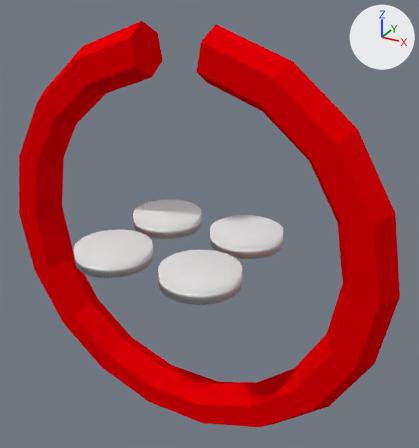
The Blender file Assets/_Models/twilioBoss.blend, before and after one commit.
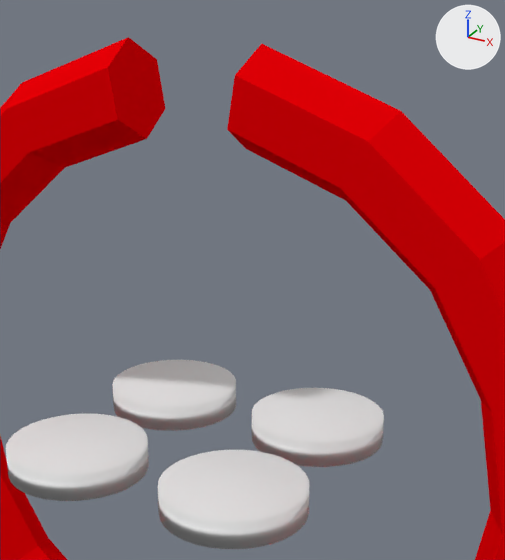
Old and new are each drawn whole from a 50 mm lens placed at (1.47, -2.37, 1.33), pointed at (0.11, 0.11, 0.1) and again close up on the part from 17% to 84% of the width and 0% to 69% of the height. The lights are fixed; the arrows at upper right show +X, +Y and +Z.

Before the edit, the objects in view are built like this:
```python
me_cylinder_001 = bpy.data.meshes.new('Cylinder.001')
me_cylinder_001.from_pydata(...)  # a 32-sided cylinder along z spanning x -1.0..1.0, y -1.0..1.0, z -1.0..1.0
me_cylinder_001.polygons.foreach_set('use_smooth', [True] * 34)
me_cylinder_002 = bpy.data.meshes.new('Cylinder.002')
me_cylinder_002.from_pydata(...)  # a 32-sided cylinder along z spanning x -1.0..1.0, y -1.0..1.0, z -1.0..1.0
me_cylinder_002.polygons.foreach_set('use_smooth', [True] * 34)
me_torus = bpy.data.meshes.new('Torus')
me_torus.from_pydata(...)  # 108 vertices, 104 faces; spans x -1.13..1.13, y -0.11..0.11, z -1.11..1.11
me_torus.materials.append(mat_twilioboss1)  # red #e70006
ob_cylinder_001 = bpy.data.objects.new('Cylinder.001', me_cylinder_001)
ob_cylinder_001.location = (-0.255, 0.255, 0.0)
ob_cylinder_001.scale = (0.199, 0.199, 0.04)
ob_cylinder_002 = bpy.data.objects.new('Cylinder.002', me_cylinder_002)
ob_cylinder_002.location = (-0.255, -0.255, 0.0)
ob_cylinder_002.scale = (0.199, 0.199, 0.04)
ob_torus = bpy.data.objects.new('Torus', me_torus)
ob_torus.location = (0.0, 0.0, 0.0)
# also in view: 'Cylinder.003' at (0.26, -0.26, 0.0); 'Cylinder' at (0.26, 0.26, 0.0)
```
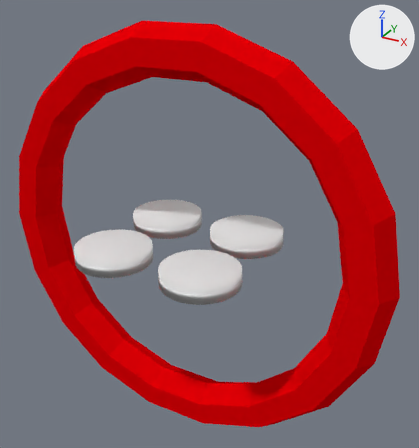
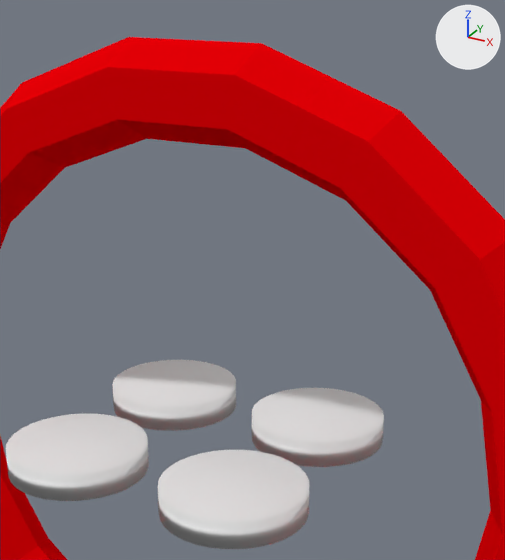
Boxes (x1, y1, x2, y2) around the edits, measured in the close-ups (505 x 560 px; the box of a moved part takes in the faces that stretch with it):
'Torus.002', added (red)
    after: (55, 37, 330, 173)
part 1 of me_torus, moved or reshaped
    before: (6, 37, 400, 201)
    after: (6, 61, 400, 201)

The change, as a diff of the scene's bpy script:
```diff
--- a/Assets/_Models/twilioBoss.blend.py
+++ b/Assets/_Models/twilioBoss.blend.py
@@ me_torus @@
 me_torus.from_pydata(...)  # 108 vertices, 104 faces; spans x -1.13..1.13, y -0.11..0.11, z -1.11..1.11
 # used by ob_torus; location = (0.0, 0.0, 0.0)
+# me_torus part 1: all 12 vertices in x -0.2..0.2, y -0.11..0.11, z 0.86..1.11 are scaled about the mesh origin by (1.94, 1, 0.94)
 me_torus.materials.append(mat_twilioboss1)
@@ me_torus_003 @@
+me_torus_003.from_pydata(...)  # 24 vertices, 20 faces; spans x -0.381..0.381, y -0.113..0.113, z -0.172..0.136
+me_torus_003.materials.append(mat_twilioboss1)  # red #e70006
@@ ob_torus_002 @@
+ob_torus_002 = bpy.data.objects.new('Torus.002', me_torus_003)
+ob_torus_002.location = (0.0, 0.0, 0.977)
```
